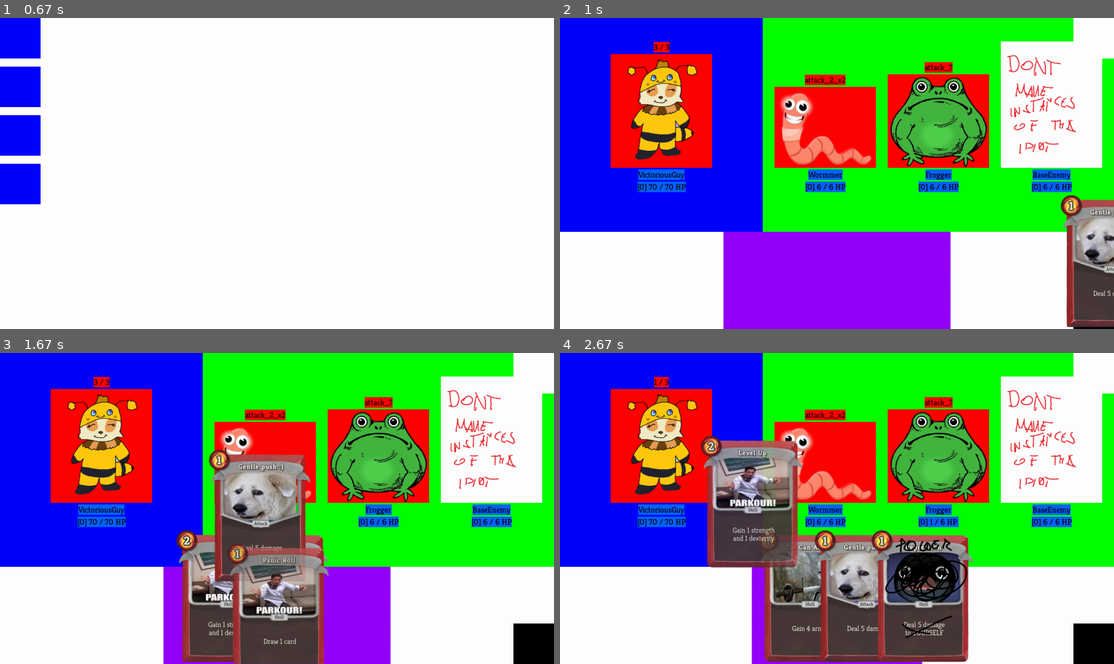
Above: before the commit, frames 1-4 (two rows, left to right).
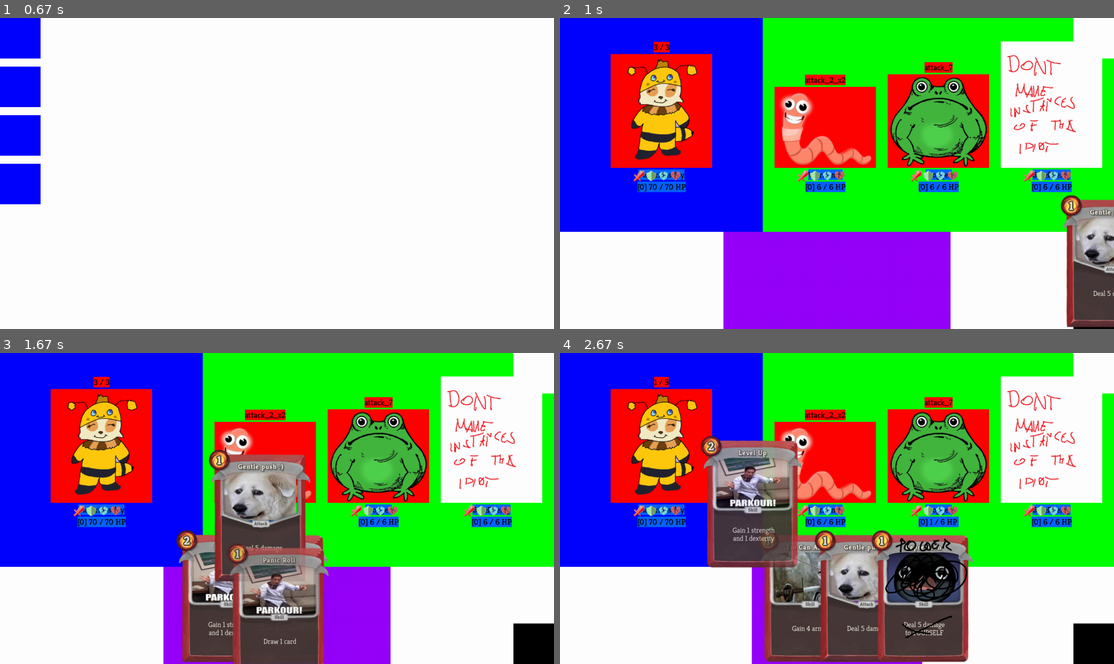
Above: after the commit, the same moments.

Repository: DawidKrolikiewicz/SlayTheSpire-WITH-PYGAME
Game: pygame game, started from CardGame/GameFolder/main.py
Same seed, same stepped clock (60 frames per second), same inputs: the game is played once before the commit and once after it.
Inputs (mouse positions are in pixels of both pictures, inside the frame that each line leads up to):
- Up to frame 1 (0.67 s): no input
- Up to frame 2 (1 s): press the mouse at (582, 36) at 0.87 s; move the mouse to (643, 73) at 0.97 s
- Up to frame 3 (1.67 s): release the mouse at (144, 446) at 1.1 s; press the mouse at (454, 595) at 1.2 s; move the mouse to (310, 527) at 1.3 s; release the mouse at (160, 458) at 1.43 s; press the mouse at (293, 595) at 1.53 s; move the mouse to (277, 608) at 1.63 s
- Up to frame 4 (2.67 s): release the mouse at (825, 620) at 1.77 s; press the mouse at (837, 595) at 1.87 s; move the mouse to (753, 499) at 1.97 s; release the mouse at (670, 402) at 2.1 s; press the mouse at (720, 595) at 2.2 s; move the mouse to (842, 527) at 2.3 s; release the mouse at (964, 461) at 2.43 s; press the mouse at (753, 595) at 2.53 s; move the mouse to (748, 502) at 2.63 s

Frame 1 is identical in both runs. In frame 2, 0.7% of the frame differs, in the area x 13-93%, y 49-53%; in frame 3, 0.5%; in frame 4, 0.7%.

Commit message:
Ongoing migawka
jakby coś poszło nie taki :)

Diff:
--- a/CardGame/GameFolder/cardsFile.py
+++ b/CardGame/GameFolder/cardsFile.py
@@ -2,7 +2,6 @@
 import enum
 import pygame
 import powersFile
-
 
 
 def event_listener(ev, player, list_of_enemies, play_rect):
@@ -212,7 +211,7 @@
         self.weight = 2
 
     def action(self, player, list_of_enemies, target):
-        player.add_frag(1, target)
+        player.add_frai(1, target)
         player.add_vuln(1, target)
 
 
@@ -252,12 +251,11 @@
         self.weight = 0
 
     def action(self, player, list_of_enemies, target):
-        for buff in player.buffs:
+        for buff in player.list_of_ongoing:
             if isinstance(buff, powersFile.Power):
                 print("NOT ADDING DUPLICATES OF THE POWER")
                 return
-        player.buffs.append(powersFile.Power())
-        print(player.buffs)
+        player.list_of_ongoing.append(powersFile.Power())
 
 class Ritual(CardBase):
     def __init__(self):
--- a/CardGame/GameFolder/characterFile.py
+++ b/CardGame/GameFolder/characterFile.py
@@ -1,4 +1,5 @@
 import pygame.sprite
+import ongoingFile as o
 
 pygame.font.init()
 text_font = pygame.font.Font("Fonts/Kreon-Regular.ttf", 20)
@@ -16,6 +17,7 @@
         self.vulnerability = 0
         self.dexterity = 0
         self.fragility = 0
+        self.list_of_ongoing = [o.Strength(), o.Dexterity(), o.Frail(), o.Vulnerable()]
 
         # DISPLAY RELATED
         self.image_sprite = pygame.image.load("Enemies/Don'tMakeInstancesOfBaseEnemyPLS.png")
@@ -30,6 +32,10 @@
                                          (0, 0, 0))
         self.rect_hp = self.image_hp.get_rect()
         self.rect_hp.top = self.rect_name.bottom + 4
+
+    def event_listener(self, ev, list_of_enemies):
+        for ongoing in self.list_of_ongoing:
+            ongoing.event_listener(ev, self, list_of_enemies)
 
     def update(self, screen):
         # DRAWING CHARACTER SPRITE
@@ -47,6 +53,9 @@
         self.rect_hp.centerx = self.rect_sprite.centerx
         pygame.draw.rect(screen, (0, 100, 255), self.rect_hp)
         screen.blit(self.image_hp, self.rect_hp.topleft)
+
+        for ongoing in self.list_of_ongoing:
+            ongoing.update(self, screen)
 
     def info(self):
         print(f">>  {self.name}'s info is being displayed!")
@@ -82,7 +91,7 @@
     def add_dex(self, value, target):
         target.dexterity += value
 
-    def add_frag(self, value, target):
+    def add_frai(self, value, target):
         target.fragility += value
 
     def add_vuln(self, value, target):
--- a/CardGame/GameFolder/enemyFile.py
+++ b/CardGame/GameFolder/enemyFile.py
@@ -1,7 +1,6 @@
 import random
 import pygame
 import characterFile
-import cardsFile
 
 
 # ========================================= Enemy (superclass) =========================================
@@ -87,10 +86,9 @@
             self.heal(3, enemy)
 
 
-
 class Cultist(Enemy):
-    def __init__(self,target):
-        super().__init__("Culist",25)
+    def __init__(self, name, health):
+        super().__init__(name, health)
         self.list_of_actions = [self.attack_5, self.gain_2_str]
 
     def attack_5(self, player, list_of_enemies):
--- /dev/null
+++ b/CardGame/GameFolder/ongoingFile.py
@@ -0,0 +1,99 @@
+import pygame.sprite
+
+
+# ======================= Ongoing (superclass) =======================
+
+class Ongoing(pygame.sprite.Sprite):
+    def __init__(self):
+        pygame.sprite.Sprite.__init__(self)
+        # GAME RELATED
+        self.counter = None
+        self.intensity = None
+        self.duration = None
+        # VISUAL RELATED
+        self.image = pygame.image.load("Ongoing/Ongoing.png")
+        self.rect = self.image.get_rect()
+        self.rect.centery = 400
+
+    def event_listener(self, ev, player, list_of_enemies):
+        pass
+
+    def update(self, character, screen):
+        self.rect.center = (400, 400)
+        screen.blit(self.image, self.rect.topleft)
+
+
+# ============================= Strength =============================
+
+class Strength(Ongoing):
+    def __init__(self):
+        super().__init__()
+        # GAME RELATED
+        self.intensity = 0
+        # VISUAL RELATED
+        self.image = pygame.image.load("Ongoing/Strength.png")
+
+    def event_listener(self, ev, player, list_of_enemies):
+        pass
+
+    def update(self, character, screen):
+        #super().update(screen)
+        self.rect.center = (character.rect_sprite.centerx - 45, self.rect.centery)
+        screen.blit(self.image, self.rect.topleft)
+
+
+# ============================ Dexterity =============================
+
+class Dexterity(Ongoing):
+    def __init__(self):
+        super().__init__()
+        # GAME RELATED
+        self.intensity = 0
+        # VISUAL RELATED
+        self.image = pygame.image.load("Ongoing/Dexterity.png")
+
+    def event_listener(self, ev, player, list_of_enemies):
+        pass
+
+    def update(self, character, screen):
+        #super().update(screen)
+        self.rect.center = (character.rect_sprite.centerx - 15, self.rect.centery)
+        screen.blit(self.image, self.rect.topleft)
+
+
+# ============================== Frail ===============================
+
+class Frail(Ongoing):
+    def __init__(self):
+        super().__init__()
+        # GAME RELATED
+        self.duration = 0
+        # VISUAL RELATED
+        self.image = pygame.image.load("Ongoing/Frail.png")
+
+    def event_listener(self, ev, player, list_of_enemies):
+        pass
+
+    def update(self, character, screen):
+        #super().update(screen)
+        self.rect.center = (character.rect_sprite.centerx + 15, self.rect.centery)
+        screen.blit(self.image, self.rect.topleft)
+
+
+# ============================ Vulnerable ============================
+
+class Vulnerable(Ongoing):
+    def __init__(self):
+        super().__init__()
+        # GAME RELATED
+        self.duration = 0
+        # VISUAL RELATED
+        self.image = pygame.image.load("Ongoing/Vulnurable.png")
+
+    def event_listener(self, ev, player, list_of_enemies):
+        pass
+
+    def update(self, character, screen):
+        #super().update(screen)
+        self.rect.center = (character.rect_sprite.centerx + 45, self.rect.centery)
+        screen.blit(self.image, self.rect.topleft)
--- a/CardGame/GameFolder/playerFile.py
+++ b/CardGame/GameFolder/playerFile.py
@@ -14,6 +14,7 @@
 ON_TURN_END = pygame.USEREVENT + 9
 ON_TURN_START = pygame.USEREVENT + 10
 
+
 class Player(characterFile.Character):
     def __init__(self, name, health, starting_deck):
         super().__init__(name, health)
@@ -27,7 +28,6 @@
         self.current_room = roomsFile.Menu(None)
         self.highlight = None
         self.drag = None
-        self.buffs = []
 
         self.image_sprite = pygame.image.load("Enemies/player.png")
         self.rect_sprite = self.image_sprite.get_rect()
@@ -39,8 +39,7 @@
         self.rect_mana.midbottom = self.rect_sprite.midtop - pygame.Vector2(0, 4)
 
     def event_listener(self, ev, list_of_enemies):
-        for buff in self.buffs:
-            buff.event_listener(ev, self, list_of_enemies)
+        super().event_listener(ev, list_of_enemies)
 
     def update(self, screen):
         super().update(screen)
@@ -75,6 +74,7 @@
             print(f">>  {self.name} is playing a card:")
 
             if card.cost <= self.mana:
+                # Post event
                 pygame.event.post(pygame.event.Event(ON_ATTACK_PLAYED))
                 self.mana -= card.cost
 
@@ -84,8 +84,6 @@
                     self.discard_card(card)
                 else:
                     self.exhaust_card(card)
-                # Post event
-
             else:
                 print(f"Not enough mana to play {card.name}!")
 
@@ -103,8 +101,9 @@
                 self.discard.clear()
                 self.shuffle_deck()
 
-            card_drawn = self.deck.pop(0)
-            self.hand.append(card_drawn)
+            if len(self.hand) <= self.max_hand_size:
+                card_drawn = self.deck.pop(0)
+                self.hand.append(card_drawn)
 
     def deal_damage(self, base_damage_value, target):
         super().deal_damage(base_damage_value, target)
@@ -128,6 +127,11 @@
         card.reset_card_position()
 
     def exhaust_card(self, card):
+        self.hand.remove(card)
+        card.reset_card_position()
+
+    def remove_card(self, card):
+        # (For Powers)
         self.hand.remove(card)
         card.reset_card_position()
 
Binary file added: CardGame/GameFolder/Ongoing/Dexterity.png
Binary file added: CardGame/GameFolder/Ongoing/Frail.png
Binary file added: CardGame/GameFolder/Ongoing/Ongoing.png
Binary file added: CardGame/GameFolder/Ongoing/Strength.png
Binary file added: CardGame/GameFolder/Ongoing/Vulnurable.png
